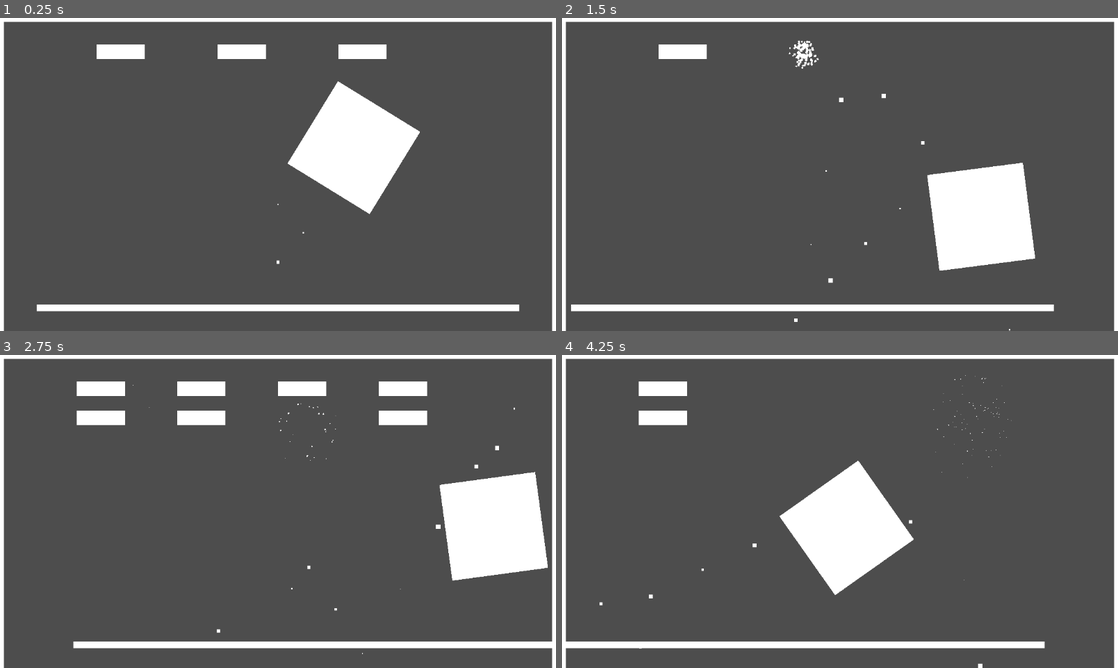
Above: before the commit, frames 1-4 (two rows, left to right).
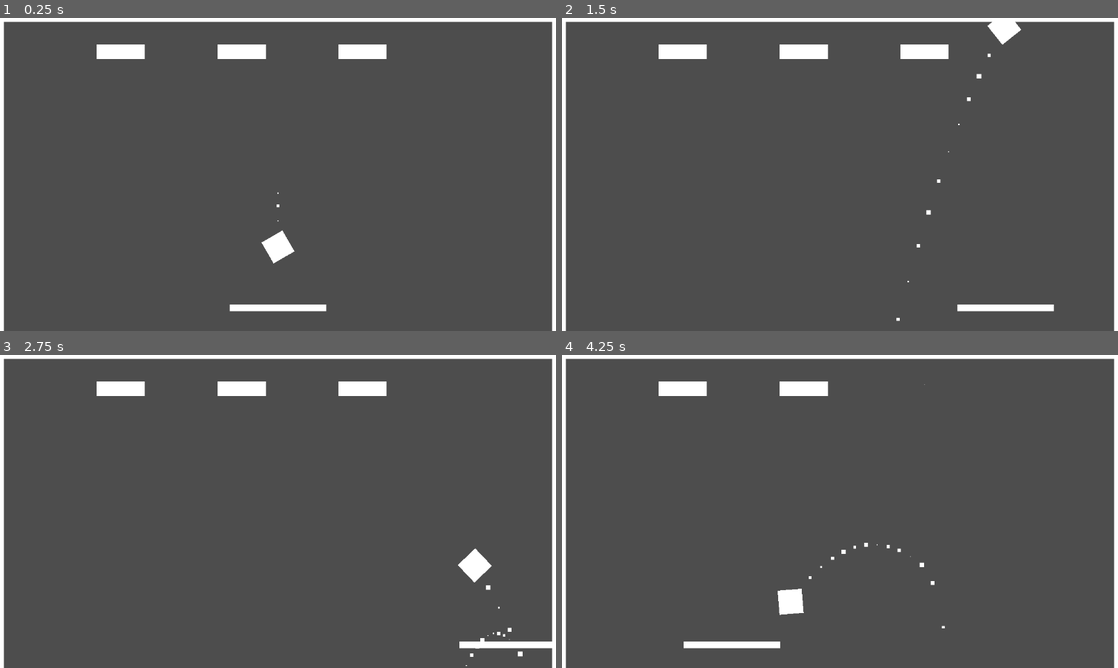
Above: after the commit, the same moments.

Repository: Let-s-Godot-Now/Breakout
Game: Godot game, scene res://tscn/main.tscn
Same seed, same stepped clock (60 frames per second), same inputs: the game is played once before the commit and once after it.
Inputs:
- Up to frame 1 (0.25 s): no input
- Up to frame 2 (1.5 s): hold Right (move_right) 0.53-1.28 s; hold Shift (faster_shift) 0.53-1.28 s; hold Left (move_left) from 1.28 s (still down); tap Shift (faster_shift) at 1.35 s
- Up to frame 3 (2.75 s): release Left (move_left) at 2.03 s; hold Right (move_right) from 2.03 s (still down); hold Shift (faster_shift) from 2.03 s (still down)
- Up to frame 4 (4.25 s): release Shift (faster_shift) at 2.78 s; tap Shift (faster_shift) at 2.85 s; release Right (move_right) at 3.53 s; hold Left (move_left) from 3.53 s (still down); hold Shift (faster_shift) from 3.53 s (still down)

The runs differ from the first frame. In frame 1, 7.3% of the frame differs, in the area x 6-94%, y 20-94%; in frame 2, 8.1%; in frame 3, 10%, in the area x 13-99%, y 8-100%; in frame 4, 8.5%.

Commit message:
完善砖块生成器

Diff:
--- a/scripts/game_controller.gd
+++ b/scripts/game_controller.gd
@@ -3,12 +3,23 @@
 @onready var ball = $"../Ball"
 @onready var paddle = $"../Paddle"
 @onready var bricks = $"../Bricks"
+# The memory var when game start
+@onready var mem_start_horiz_gen_num = $"../Bricks".brick_horiz_gen_num
+@onready var mem_start_vert_gen_num = $"../Bricks".brick_vert_gen_num
+
+@export var max_horiz_num := 8
+@export var max_vert_num := 6
+
 
 func update_level():
 	print("win")
 	GlobalValue.score = 0
 	ball.reset()
 	paddle.reset()
-	bricks.brick_vert_gen_num += 1
-	bricks.brick_horiz_gen_num += 1
+	if bricks.brick_vert_gen_num > max_vert_num or bricks.brick_horiz_gen_num > max_horiz_num:
+		bricks.brick_vert_gen_num = mem_start_vert_gen_num
+		bricks.brick_horiz_gen_num = mem_start_horiz_gen_num
+	else:
+		bricks.brick_vert_gen_num += 1
+		bricks.brick_horiz_gen_num += 1
 	bricks.gen_bricks()
--- a/tscn/main.tscn
+++ b/tscn/main.tscn
@@ -19,13 +19,12 @@
 
 [node name="Debugger" type="Node" parent="GameController"]
 script = ExtResource("2_1vkrt")
-is_debug_suitale = true
 
 [node name="Paddle" parent="." instance=ExtResource("1_qe3g6")]
-scale = Vector2(150, 14)
+scale = Vector2(200, 14)
 
 [node name="Ball" parent="." instance=ExtResource("2_6luyj")]
-scale = Vector2(30, 30)
+scale = Vector2(50, 50)
 
 [node name="leyline of the void" type="Area2D" parent="."]
 position = Vector2(576, 640)
